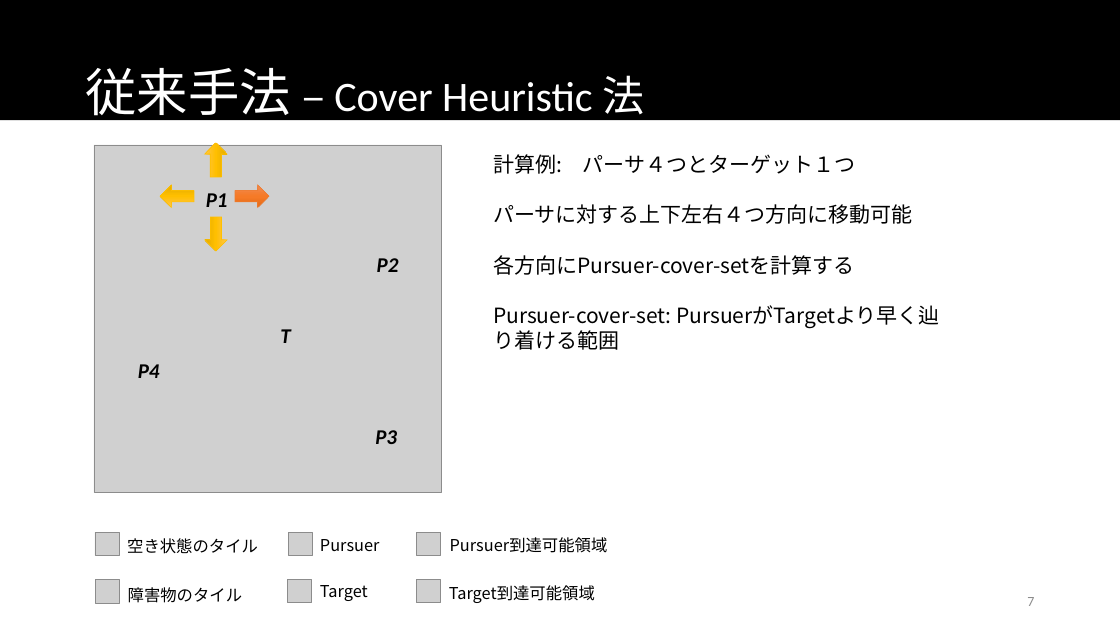
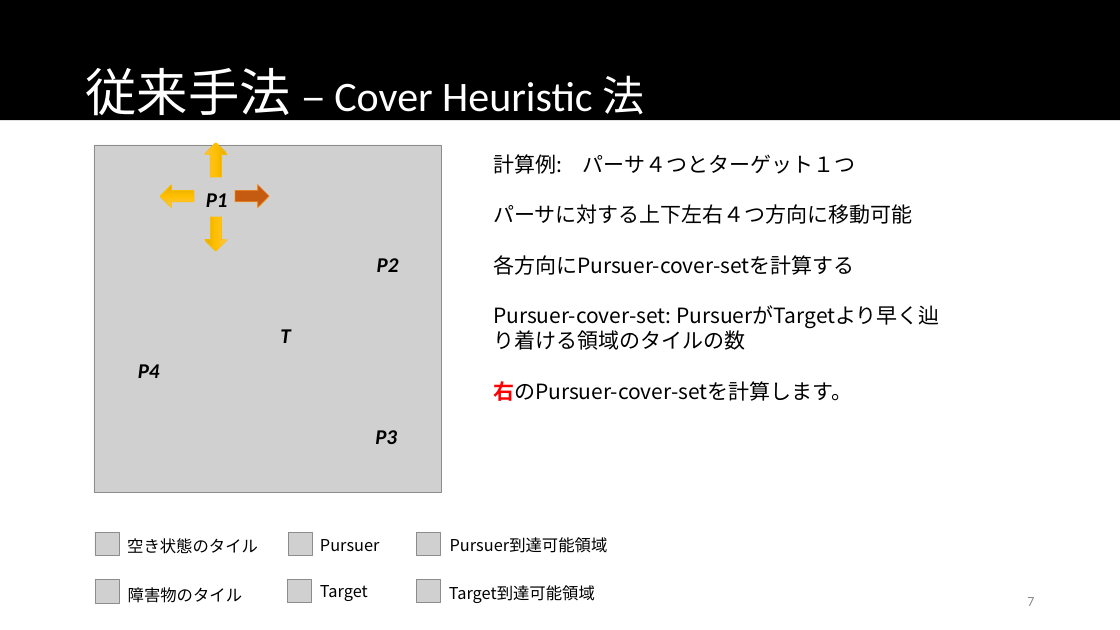
Before and after one commit to namidairo777/xiao_multiagent, a slide deck: slide 7 of documents/情報処理学会TANGXIAO_20170312.pptx. Drawn at 1120x630 pixels with LibreOffice and Linux fonts; fonts in the diff are those of the drawing; grey boxes stand for pictures. Boxes give left, top, right and bottom in pixels: in the first picture for what was removed or moved away, otherwise in the second. Text is boxed around its words. In the diff, an @@ line names an element or a change of style, - is before the commit and + after.

```diff
--- a/documents/情報処理学会TANGXIAO_20170312.pptx
+++ b/documents/情報処理学会TANGXIAO_20170312.pptx
@@ right arrow at (x1=235, y1=185, x2=269, y2=208): fill gradient #F18C57 to #F67B28 to #E56C19 to gradient #FFC64B to #FFC000 to #E3AB00; outline #ED7D31 0.5 pt to #FFC000 0.5 pt @@
@@ right arrow added at (x1=235, y1=185, x2=269, y2=208), fill #C55A11, outline #ED7D31 0.5 pt @@
@@ text at (x1=493, y1=307, x2=852, y2=401): text changed @@
-Pursuer-cover-set: PursuerがTargetより早く辿り着ける範囲
+Pursuer-cover-set: PursuerがTargetより早く辿り着ける領域のタイルの数
+右のPursuer-cover-setを計算します。
```
Also in this commit, not shown: 13 other slides changed, 1 slide added, 13 other files.
